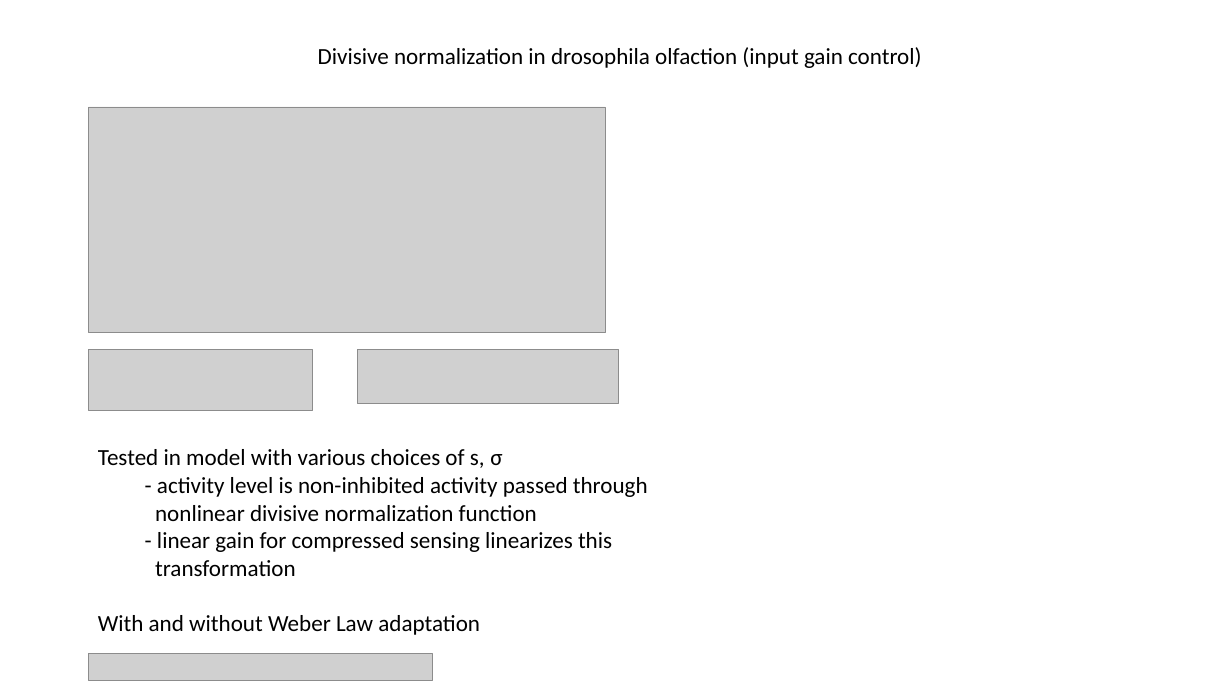
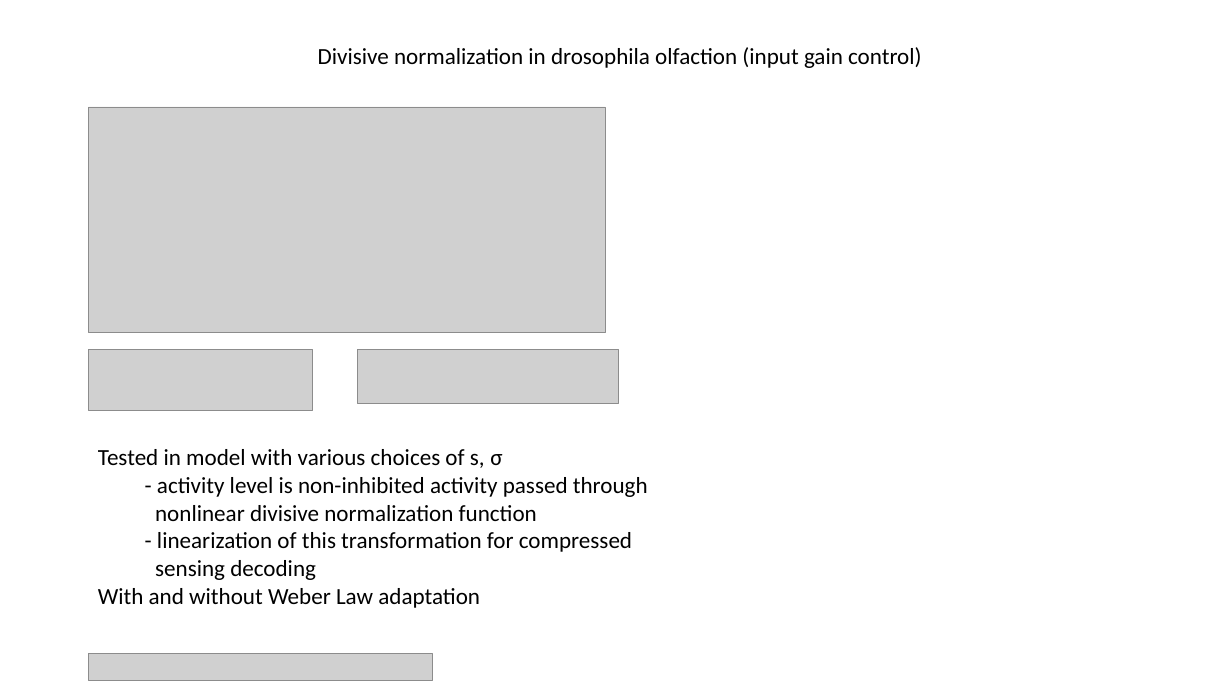
Before and after one commit to niragkadakia/Weber-Fechner-paper-figs, a slide deck: slide 1 of Nature_Neurosci/figures/divisive_normalization.pptx. Drawn at 1232x693 pixels with LibreOffice and Linux fonts; fonts in the diff are those of the drawing; grey boxes stand for pictures. Boxes give left, top, right and bottom in pixels: in the first picture for what was removed or moved away, otherwise in the second. Text is boxed around its words. In the diff, an @@ line names an element or a change of style, - is before the commit and + after.

```diff
--- a/Nature_Neurosci/figures/divisive_normalization.pptx
+++ b/Nature_Neurosci/figures/divisive_normalization.pptx
@@ text at box(155, 532, 632, 580): text changed @@
-- linear gain for compressed sensing linearizes this
-transformation
+- linearization of this transformation for compressed
+sensing decoding
```
Also in this commit, not shown: 1 other slide changed.
